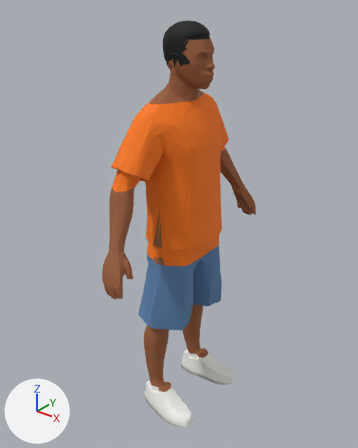
The glTF model assets/models/meshy/protagonista.glb, before and after one commit.
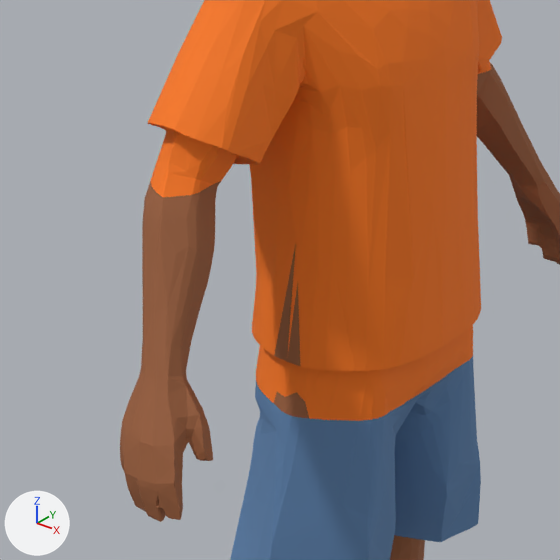
Old and new are each drawn whole from a 50 mm camera at (0.822, -1.045, 1.282) aimed at (-0.009, -0.005, 0.638) and again close up on the part from 17% to 69% of the width and 28% to 70% of the height. Lighting does not change. The marker at lower left points along +X, +Y and +Z. The older version's two pictures come first. Where no turn or scale is listed for an object, it has been applied to the vertices. Vertices at exactly the same position are counted once.

In view in the first close-up: 'protagonista'.
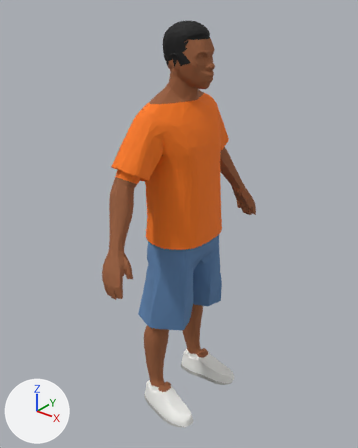
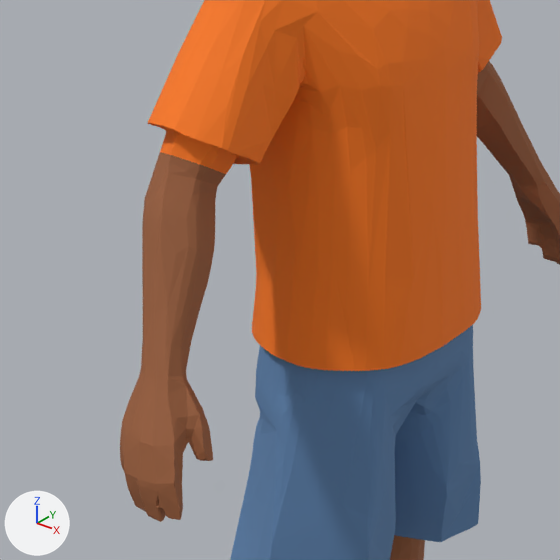
The change, as a list of edits to the scene's bpy script:
```text
Change me_protagonista:
    used by ob_protagonista; location = (0.025, -0.001, 0.6)
    remove me_protagonista.from_pydata(...)  # 4267 vertices, 8531 faces; spans x -0.11..0.11, y -0.334..0.334, z -0.6..0.6
    add me_protagonista.from_pydata(...)  # 4414 vertices, 8825 faces; spans x -0.11..0.11, y -0.334..0.334, z -0.6..0.6
    me_protagonista part 1: 29 vertices moved from x -0.085..-0.033, y -0.23..0.229, z 0.213 to x -0.085..-0.029, y -0.214..0.218, z 0.213..0.239; 129 vertices removed from x -0.092..0.071, y -0.241..0.242, z 0.213; 147 vertices added at x -0.094..0.008, y -0.221..0.222, z 0.216..0.397
    me_protagonista part 2: 2 vertices moved from x -0.066..-0.065, y 0.107..0.108, z -0.037 to x -0.063, y 0.099, z 0.017; 94 vertices removed from x -0.105..0.06, y -0.126..0.126, z -0.037; 223 vertices added at x -0.099..0.062, y -0.329..0.33, z 0.017
    me_protagonista part 3: 129 kept faces spanning x -0.105..0.064, y -0.241..0.234, z -0.037..0.237 get new vertex colours; the middle colour goes from orange #ff7a16 to blue #5d83af
```

What differs and where, as boxes (x1, y1, x2, y2) in the close-ups (560 x 560 px; the box of a moved part takes in the faces that stretch with it):
part 1 of me_protagonista, moved or reshaped: before (145, 61, 504, 290); after (145, 0, 318, 206)
part 2 of me_protagonista, reshaped: before (255, 330, 475, 506); after (120, 214, 560, 484)
part 3 of me_protagonista, recoloured: (163, 162, 470, 412) in both
